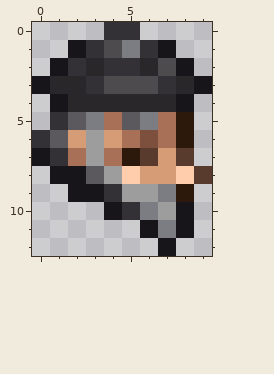
Pixel-art sprite -- NPCs/Town/Monk_Head.png. This is how it looked before the edit.
The file is 20x26 pixels, drawn in blocks of 2x2; one block is one cell here. Colours within 5 levels of each other are drawn and written as one.
Now the later version:
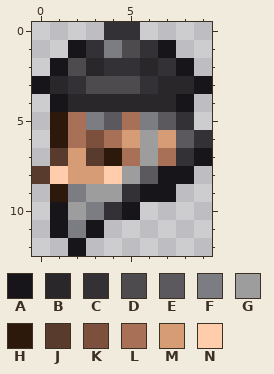
Palette (. is transparent): A #171519  B #29272a  C #343136  D #4e4b4f  E #5b595e  F #7c7c83  G #9d9d9e  H #2d190c  J #593b2d  K #7c503c  L #a87157  M #d69c76  N #ffcdac
Change:
Changed rows in their new state; - is an unchanged pixel.
first column x 0:
 1 ----FD----
 2 --D----C--
 3 --CD--CB--
 5 -HL-EL-EC-
 6 .HLKLMGMEC
 7 .JMJHLGLCA
 8 JNMMNGEAA.
 9 -HFGGCAA.-
10 -AGFCA...-
11 -AFA--...-
12 --A----.--
Changed places in both pictures, as pixel boxes (x1, y1, x2, y2):
changed: (32, 40, 212, 256)
